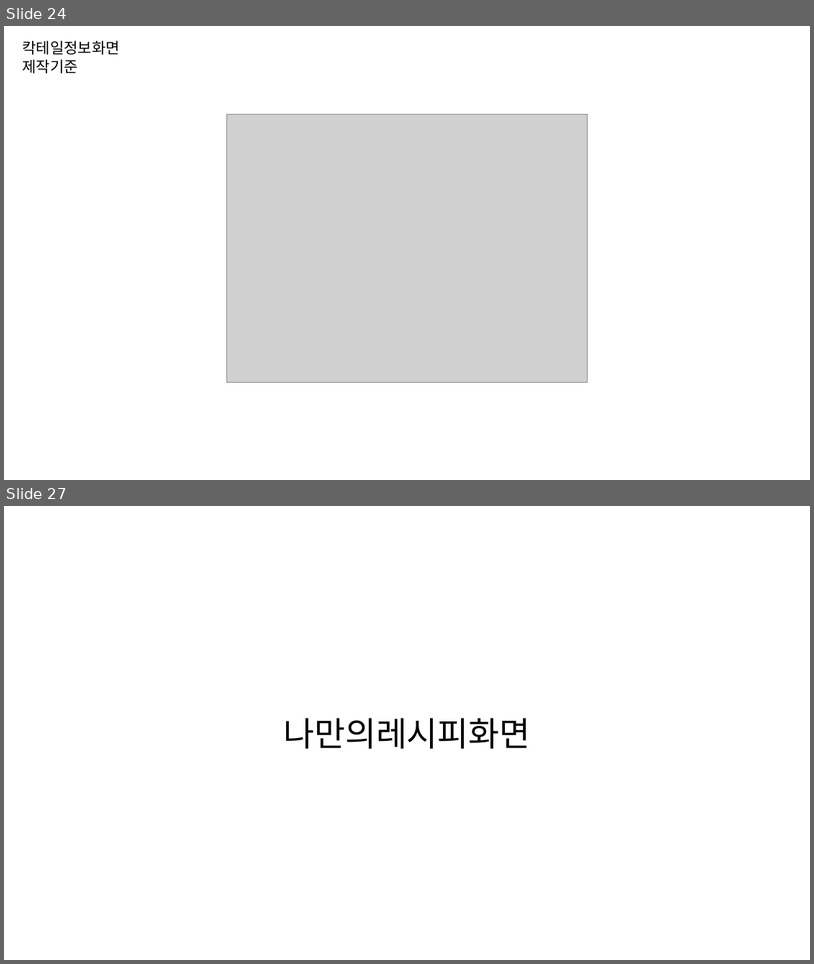
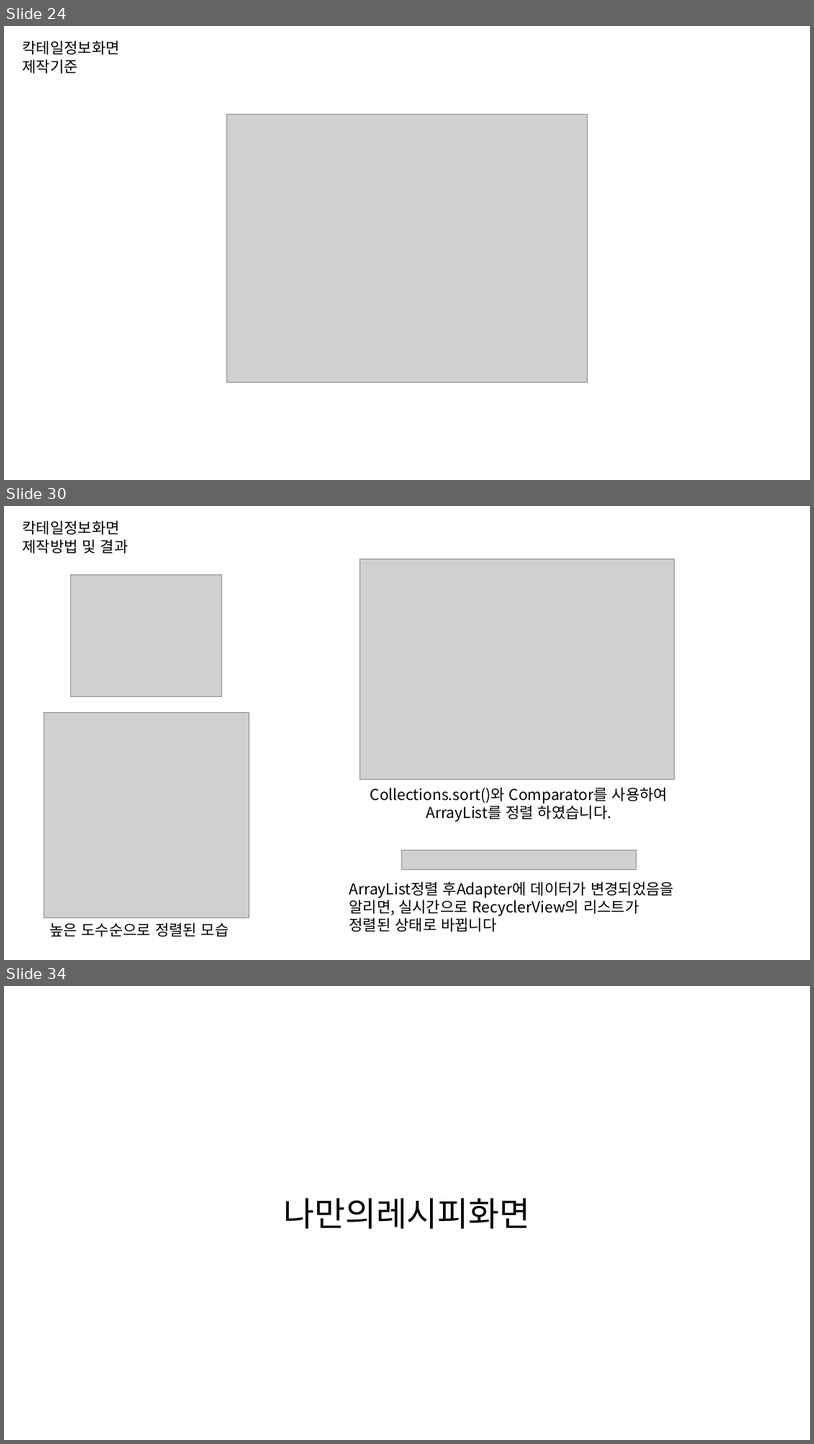
Before and after one commit to byungmeo/CockFit, a slide deck: Documents/4.제작보고서/제작보고서 자료.pptx. Shown one above the other, each under a label of ours: slides 24 and 27 before the commit, slides 24, 30 and 34 after it; the slides between them are not shown. The pictures are 814x964 and 814x1444 pixels, drawn with LibreOffice and Linux fonts; fonts in the diff are those of the drawing; grey boxes stand for pictures. Boxes give left, top, right and bottom in pixels: in the first picture for what was removed or moved away, otherwise in the second. Text is boxed around its words. In the diff, an @@ line names an element or a change of style, - is before the commit and + after.

Commit message:
레시피화면 사진크기조절 / 레시피정보화면 제작보고서자료 업데이트

```diff
--- a/Documents/4.제작보고서/제작보고서 자료.pptx
+++ b/Documents/4.제작보고서/제작보고서 자료.pptx
@@ slide 30 added at bbox=[4, 506, 810, 960], background #FFFFFF @@
@@ text added at bbox=[22, 520, 129, 554], 18 pt, text #000000 @@
+칵테일정보화면
+제작방법 및 결과
@@ picture added at bbox=[360, 559, 675, 779] @@
@@ picture added at bbox=[70, 574, 222, 697] @@
@@ picture added at bbox=[44, 713, 249, 917] @@
@@ text added at bbox=[370, 787, 668, 821], 18 pt, text #000000 @@
+Collections.sort()와 Comparator를 사용하여
+ArrayList를 정렬 하였습니다.
@@ picture added at bbox=[402, 850, 637, 870] @@
@@ text added at bbox=[350, 881, 674, 932], 18 pt, text #000000 @@
+ArrayList정렬 후Adapter에 데이터가 변경되었음을
+알리면, 실시간으로 RecyclerView의 리스트가
+정렬된 상태로 바뀝니다
@@ text added at bbox=[49, 922, 229, 937], 18 pt, text #000000 @@
+높은 도수순으로 정렬된 모습
@@ what was slide 27 is now slide 34 @@
```
Also in this commit, not shown: 3 slides changed, 6 other slides added, 7 other files.
